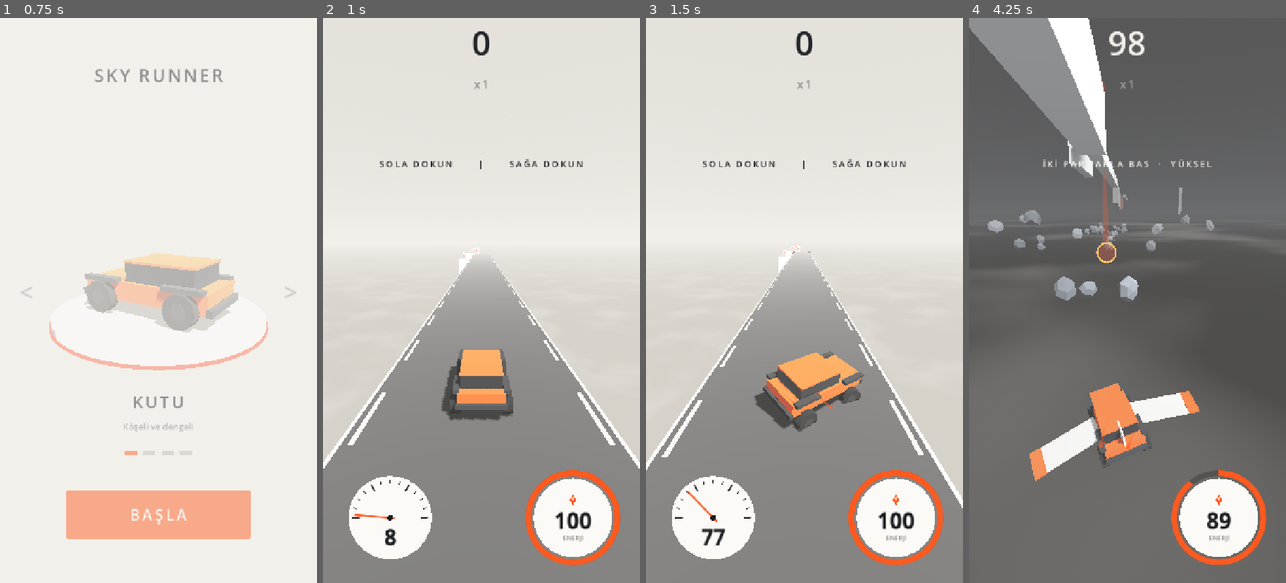
Above: before the commit, frames 1-4 (left to right).
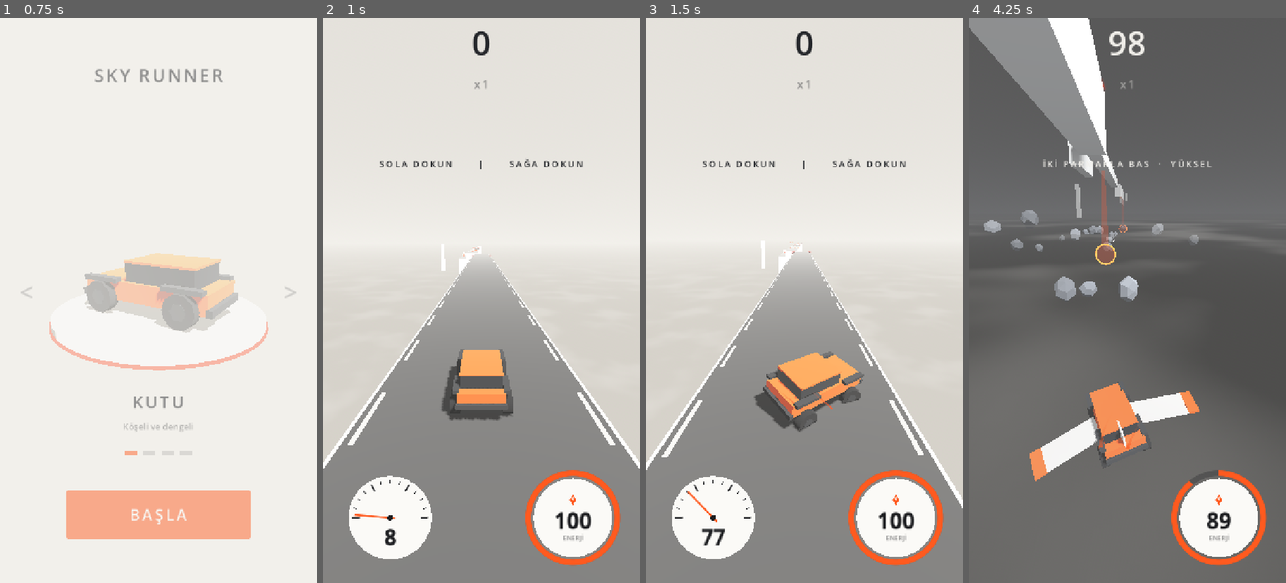
Above: after the commit, the same moments.

Repository: basarbellisan/Runny
Game: Godot game, scene res://scenes/menu.tscn
Same seed, same stepped clock (60 frames per second), same inputs: the game is played once before the commit and once after it.
Inputs (mouse positions are in pixels of both pictures, inside the frame that each line leads up to):
- Up to frame 1 (0.75 s): click "BAŞLA" at 0.5 s
- Up to frame 2 (1 s): no input
- Up to frame 3 (1.5 s): tap Enter at 1.25, 1.35 s; move the mouse to (874, 272) at 1.27 s; hold D from 1.28 s (still down); click (874, 272) at 1.42 s
- Up to frame 4 (4.25 s): tap Space at 1.52 s; release D at 2 s; drag from (1064, 328) to (1111, 413) at 2.02 s; move the mouse to (1159, 176) at 2.77 s; hold D 2.78-3.5 s; tap Enter at 2.85 s; drag from (1111, 413) to (1032, 215) at 3.52 s

Frame 1 is identical in both runs. In frame 2, less than 0.1% of the frame differs, in the area x 37-50%, y 40-45%; in frame 3, less than 0.1%; in frame 4, 0.9%, in the area x 4-78%, y 27-44%.

Commit message:
Action x2: denser events, landing-zone choices, row feasibility check
New road setting action (default 2) multiplies event count and frequency,
dense-road share and crystal chances; breath roads get rarer. Obstacle rows
are checked after placement and removed if the previous row's gap can't
reach this row's gap in time. Landing zones get forked crystal lines or a
short side gravel patch, runway lines start off-center. Fork low branches and
dead-end main roads get events; network pieces can sit beside a low road with
busy-interval checks. Portal landing search uses the real road end of flush
chains.

Co-Authored-By: Claude Opus 5.5 <noreply@anthropic.com>
Claude-Session: https://claude.ai/code/session_016S88RPn945sNcGg6oLe6PH

Diff:
--- a/scripts/game.gd
+++ b/scripts/game.gd
@@ -409,7 +409,10 @@
 		out.append({"x": sg.x, "w": sg.width, "top": sg.top, "top_end": sg.top_end,
 			"z0": sg.z_start, "z1": sg.z_end, "main": sg.main, "ramp": sg.ramp, "kick": sg.kick,
 			"side": sg.side_road, "dead_end": sg.dead_end, "bank": sg.bank_a.size() > 0 and not sg.ramp,
-			"kind": sg.pattern, "obstacles": sg.obstacles})
+			"kind": sg.pattern, "obstacles": sg.obstacles.map(func(o: Dictionary) -> Dictionary:
+				var c := o.duplicate()
+				c.erase("node")
+				return c)})
 	out.append({"crystal_z": roads.crystal_z_history})
 	var f := FileAccess.open(path, FileAccess.WRITE)
 	f.store_string(JSON.stringify(out))
--- a/scripts/road_generator.gd
+++ b/scripts/road_generator.gd
@@ -341,8 +341,9 @@
 		for s in segments:
 			if not s.main:
 				continue
+			# Bitişik parçaları olan yolda koşu payı yolun gerçek sonuna göre
 			var near := s.z_start - margin_start
-			var far := s.z_end + margin_end
+			var far := maxf(s.z_end, s.road_end_z() + margin_end)
 			if near <= far or far > z:
 				continue
 			# Engelli yolda: inişten sonra ~45 m boş olan, istenen yere en yakın nokta
@@ -351,10 +352,21 @@
 				var land := want + (k + 1) / 2 * 5.0 * (1.0 if k % 2 == 1 else -1.0)
 				if land > near or land < far:
 					continue
-				if s.clear_between(land + 3.0, land - 45.0):
+				if _chain_clear(s, land + 3.0, land - 45.0):
 					return {"seg": s, "z": land}
 		horizon -= 250.0
 	return {}
+
+
+## Yol ve bitişik parçalarında z_near..z_far arası engelsiz mi
+func _chain_clear(s: Segment, z_near: float, z_far: float) -> bool:
+	while s:
+		if not s.clear_between(z_near, z_far):
+			return false
+		if s.z_end < z_far:
+			return true
+		s = s.next_flush
+	return true
 
 
 ## z_near..z_far arasında, x'in her yoldan en az margin uzakta olup olmadığı
@@ -632,12 +644,13 @@
 	if first == null:
 		first = seg
 	# Boşluğun üstünde, doğru gazla geçenin yayında kristaller
-	if _rng.randf() < lerpf(0.4, 0.75, difficulty):
+	if _rng.randf() < lerpf(0.4, 0.75, difficulty) * action:
 		_gap_crystals(prev, first.x, top - prev.top_end, gap, v)
 	if network and absf(rise) < 0.01:
 		_add_network(seg, v, land_far, travelled)
 	elif spec.get("dead_end", false):
 		_add_dead_end(prev, seg, -main_side, v, vy_b)
+		_fill_events(seg, v, z_start - _clear_start(v, land_far), seg.z_end + _clear_end(v), "orta")
 	elif mood == "" and _rng.randf() < side_road_chance:
 		_add_side_road(seg)
 	_road_crystals(first, v, travelled)
@@ -757,6 +770,8 @@
 		var seg := _add_segment(p.x, p.top, p.end, p.w, p.zs, p.ze, true)
 		seg.route = 1
 		seg.fork_id = fork_id
+		# Alçak (kolay) kol da boş kalmasın
+		_fill_events(seg, v, p.zs - _v_boost(v) * 0.6 - 10.0, p.ze + _clear_end(v), "yoğun")
 	for p in plan_h:
 		var seg := _add_segment(p.x, p.top, p.end, p.w, p.zs, p.ze, true, true)
 		seg.route = 2
@@ -1007,13 +1022,17 @@
 	"daralma": [0.6, 5.6, true], "yarık": [0.55, 5.6, true], "kayma": [0.75, 4.8, true],
 	"genişleme": [0.3, 0.0, true], "tümsek": [0.45, 0.0, true],
 }
+## Aksiyon çarpanı: yoldaki olay sayısı ve sıklığı, yoğun yolların payı, kristal
+## fırsatları bununla çarpılır (1 = eski yoğunluk). Olaylar arası tepki süresi
+## yine de en az ~0.45 sn kalır.
+@export var action := 2.0
 ## Ruh hâline göre bir yoldaki olay sayısı (en az, en çok)
 const MOOD_EVENTS := {"nefes": Vector2i(0, 1), "orta": Vector2i(2, 3), "yoğun": Vector2i(3, 6)}
 
 
 ## Sıradaki düz yolun ruh hâli. İki nefes üst üste gelmez, yoğun en fazla iki kez.
 func _next_mood(difficulty: float) -> String:
-	var options := [["nefes", 0.7], ["orta", 1.4], ["yoğun", 0.5 + 1.3 * difficulty]]
+	var options := [["nefes", 0.7 / maxf(action, 0.1)], ["orta", 1.4], ["yoğun", (0.5 + 1.3 * difficulty) * action]]
 	var total := 0.0
 	for o in options:
 		if o[0] == _last_mood and (o[0] == "nefes" or _mood_run >= 2):
@@ -1107,7 +1126,7 @@
 		n_max := -1) -> Array[Dictionary]:
 	var out: Array[Dictionary] = []
 	if n_max < 0:
-		n_max = _rng.randi_range(MOOD_EVENTS[mood].x, MOOD_EVENTS[mood].y)
+		n_max = _rng.randi_range(roundi(MOOD_EVENTS[mood].x * action), roundi(MOOD_EVENTS[mood].y * action))
 	var z := z_from - v * _rng.randf_range(0.0, 0.4)
 	var tries := 0
 	while out.size() < n_max and tries < n_max + 4:
@@ -1123,10 +1142,11 @@
 		stats["olay_" + kind] = int(stats.get("olay_" + kind, 0)) + 1
 		# Sonraki olaya tepki süresi: yoğunda kısa; çakıldan ve tümsekten sonra toparlanma payı
 		var gap := v * (_rng.randf_range(0.55, 0.75) if mood == "yoğun" else _rng.randf_range(0.7, 1.1))
+		gap = maxf(gap / maxf(action, 0.1), v * 0.45)
 		if kind.contains("çakıl"):
-			gap = maxf(gap, v * 0.75)
+			gap = maxf(gap, v * 0.65)
 		elif kind == "tümsek" or kind == "kayma":
-			gap = maxf(gap, v * 0.6)
+			gap = maxf(gap, v * 0.55)
 		z -= e.len + gap
 	return out
 
@@ -1178,7 +1198,7 @@
 		built.append(sg)
 	# Şekil olaylarında kristal: dar parçanın ortası, kaymadan sonraki yeni hat, tümsek tepesi
 	for e in events:
-		if not EVENTS[e.kind][2] or _rng.randf() > 0.6:
+		if not EVENTS[e.kind][2] or _rng.randf() > 0.6 * action:
 			continue
 		for sg in built:
 			if e.z - 1.0 <= sg.z_start and e.z - 1.0 >= sg.z_end:
@@ -1200,6 +1220,8 @@
 			if e.z <= sg.z_start and e.z - e.len >= sg.z_end:
 				_place_event(sg, e, v)
 				break
+	for sg in built:
+		_validate_rows(sg, v)
 	return built[0]
 
 
@@ -1207,6 +1229,70 @@
 func _fill_events(s: Segment, v: float, z_from: float, z_to: float, mood: String, n_max := -1) -> void:
 	for e in _plan_events(z_from, z_to, s.width, v, mood, false, n_max):
 		_place_event(s, e, v)
+	_validate_rows(s, v)
+
+
+## Blok sıralarını baştan sona dolaşır: bir önceki sıranın geçidinden bu sıranın
+## geçidine o hızla (tepki süresiyle) yetişilemiyorsa bu sıranın blokları kaldırılır.
+## Böylece arka arkaya gelen olaylar hiçbir zaman imkânsız bir dizilim kurmaz.
+func _validate_rows(s: Segment, v: float) -> void:
+	var hw: float = car.model.half_width if car.model else 1.1
+	var lo := s.x - s.width * 0.5 + hw + 0.3
+	var hi := s.x + s.width * 0.5 - hw - 0.3
+	if hi < lo:
+		return
+	var blocks: Array[Dictionary] = []
+	for o in s.obstacles:
+		if not o.gravel and not o.get("ramp", false):
+			blocks.append(o)
+	blocks.sort_custom(func(a: Dictionary, b: Dictionary) -> bool: return a.z0 > b.z0)
+	var reach: Array[Vector2] = [Vector2(lo, hi)]
+	var last_z := s.z_start
+	var i := 0
+	while i < blocks.size():
+		var row: Array[Dictionary] = [blocks[i]]
+		var j := i + 1
+		while j < blocks.size() and blocks[i].z0 - blocks[j].z0 < 1.5:
+			row.append(blocks[j])
+			j += 1
+		i = j
+		# Önceki sıradan bu yana yana ne kadar gidilebilir
+		var dt: float = (last_z - row[0].z0) / maxf(v, 1.0)
+		var grow := car.steer_speed * maxf(dt - 0.25, 0.0) * 0.75
+		var grown: Array[Vector2] = []
+		for iv in reach:
+			grown.append(Vector2(maxf(iv.x - grow, lo), minf(iv.y + grow, hi)))
+		var free: Array[Vector2] = [Vector2(lo, hi)]
+		for o in row:
+			var b0: float = o.x0 - hw - 0.45
+			var b1: float = o.x1 + hw + 0.45
+			var nf: Array[Vector2] = []
+			for iv in free:
+				if b1 <= iv.x or b0 >= iv.y:
+					nf.append(iv)
+					continue
+				if b0 > iv.x:
+					nf.append(Vector2(iv.x, b0))
+				if b1 < iv.y:
+					nf.append(Vector2(b1, iv.y))
+			free = nf
+		var next: Array[Vector2] = []
+		for a in grown:
+			for b in free:
+				var x0 := maxf(a.x, b.x)
+				var x1 := minf(a.y, b.y)
+				if x1 >= x0:
+					next.append(Vector2(x0, x1))
+		if next.is_empty():
+			for o in row:
+				if o.has("node") and is_instance_valid(o.node):
+					o.node.queue_free()
+				s.obstacles.erase(o)
+				stats.removed_rows = int(stats.get("removed_rows", 0)) + 1
+			reach = grown
+			continue
+		reach = next
+		last_z = float(row[0].z1)
 
 
 func _place_event(s: Segment, e: Dictionary, v: float) -> void:
@@ -1216,7 +1302,7 @@
 	var hw: float = car.model.half_width if car.model else 1.1
 	var lane := maxf(3.4, hw * 2.0 + 1.3)
 	var z: float = e.z
-	var gems := _rng.randf() < 0.65
+	var gems := _rng.randf() < 0.65 * action
 	match e.kind:
 		"tek_blok":
 			var b := _single_block(s, z, lane)
@@ -1310,6 +1396,7 @@
 	var block := StaticBody3D.new()
 	block.position = center + Vector3(0, 0.45, 0)
 	body.add_child(block)
+	s.obstacles[-1].node = block
 	var col := CollisionShape3D.new()
 	var shape := BoxShape3D.new()
 	shape.size = size
@@ -1460,22 +1547,41 @@
 	if easy <= 0:
 		return
 	var last := chain[-1]
-	# İniş çizgisi: inişten sonra, ortadan hafifçe bir yana kayan
+	# İniş bölgesi: engel yok ama seçim var. Ya tek çizgi ya da iki yana ayrılan
+	# iki çizgi (uzaktaki yan bir kristal fazla); bazen bir yanda çakıl.
 	var n_land := ceili(easy * 0.55)
 	var land_z := first.z_start - v * _rng.randf_range(0.3, 0.5)
 	var span := minf(6.0 * n_land, (first.z_start - first.z_end) * 0.5)
-	var xa := first.x + _rng.randf_range(-0.25, 0.25) * first.width
-	var xb := first.x + _rng.randf_range(-0.3, 0.3) * first.width
 	if land_z - span > first.z_end + 2.0:
-		_crystal_line(first, xa, land_z, xb, land_z - span, n_land)
-	# Pist çizgisi: yolun ucuna doğru, ortada (hizalanırken toplanır)
+		if _rng.randf() < 0.35 * action and first.width >= 5.0:
+			var side := -1.0 if _rng.randf() < 0.5 else 1.0
+			var off := first.width * 0.3
+			var n_a := maxi(n_land / 2, 2)
+			_crystal_line(first, first.x, land_z, first.x - side * off, land_z - span, n_a)
+			_crystal_line(first, first.x + side * 0.6, land_z - 4.0, first.x + side * off, land_z - span, n_a + 1)
+		else:
+			var xa := first.x + _rng.randf_range(-0.25, 0.25) * first.width
+			var xb := first.x + _rng.randf_range(-0.3, 0.3) * first.width
+			_crystal_line(first, xa, land_z, xb, land_z - span, n_land)
+		var free := land_z - span - (first.z_start - _clear_start(v, 0.0))
+		if _rng.randf() < 0.18 * action and first.width >= 5.0 and first.obstacles.is_empty() \
+				and land_z - span - first.z_end > 30.0:
+			# Yanda kısa çakıl: inen arabayı öldürmez, yavaşlatır
+			var bw := first.width * _rng.randf_range(0.35, 0.45)
+			var gz := land_z - _rng.randf_range(0.0, span * 0.5)
+			if _rng.randf() < 0.5:
+				_add_gravel(first, first.x - first.width * 0.5, first.x - first.width * 0.5 + bw, gz, 10.0)
+			else:
+				_add_gravel(first, first.x + first.width * 0.5 - bw, first.x + first.width * 0.5, gz, 10.0)
+	# Pist çizgisi: bir yandan başlayıp ortaya iner (hizalanırken toplanır)
 	var n_run := easy - n_land
 	if n_run > 0:
 		var zone := clampf(v * lights_time, 18.0, 70.0)
 		var za := maxf(last.z_end + zone, last.z_end + 6.0 * n_run)
 		za = minf(za, last.z_start - 2.0)
-		var cx := last.x + _rng.randf_range(-0.15, 0.15) * last.width
-		_crystal_line(last, cx, za, cx, last.z_end + 4.0, n_run)
+		var cx := last.x + _rng.randf_range(-0.12, 0.12) * last.width
+		var sx := last.x + (-1.0 if _rng.randf() < 0.5 else 1.0) * last.width * 0.28
+		_crystal_line(last, sx, za, cx, last.z_end + 4.0, n_run)
 
 
 ## Boşluğun üstünde, orta karar gazla atlayanın uçuş yayında kristaller
@@ -1536,9 +1642,8 @@
 		var end := _net_low(s, low_side, v, s.z_start - 12.0, z_last, busy)
 		if not is_nan(end):
 			last = "alt"
-			cursor = minf(cursor, end)
 			stats["ağ_alt"] = int(stats.get("ağ_alt", 0)) + 1
-	for attempt in 6:
+	for attempt in 10:
 		if cursor - v * 1.5 < z_last:
 			break
 		var options := [["rampa", 1.0], ["slalom", 0.4 + 0.5 * dens], ["alt", 1.0], ["üst", 0.9]]
@@ -1572,14 +1677,17 @@
 			"üst":
 				end = _net_high(s, side, v, at, z_last, busy)
 		if is_nan(end):
+			# Sığmadı ya da bir iniş yerine denk geldi: biraz ileriden dene
+			cursor -= v * 0.6
 			continue
 		stats["ağ_" + kind] = int(stats.get("ağ_" + kind, 0)) + 1
 		last = kind
-		cursor = end
+		# Alçak yolun yanındaki ana yol da kullanılabilir (dönüş inişi meşgul işaretli)
+		cursor = minf(cursor - v * _rng.randf_range(1.0, 1.6), end) if kind == "alt" else end
 	# Boş kalan ana yol aralıkları blok ve çakılla dolar
 	busy.sort_custom(func(a: Vector2, b: Vector2) -> bool: return a.x > b.x)
 	var z := z0
-	var fill := lerpf(0.65, 0.95, dens)
+	var fill := lerpf(0.65, 0.95, dens) * action
 	var stops := busy.duplicate()
 	stops.append(Vector2(z_last, z_last))
 	for b: Vector2 in stops:
@@ -1588,6 +1696,14 @@
 		z = minf(z, b.y)
 
 
+## Ana yolun [near, far] aralığı başka bir parçanın meşgul aralığıyla çakışmıyor mu
+func _busy_free(busy: Array[Vector2], near: float, far: float) -> bool:
+	for b in busy:
+		if near > b.y and far < b.x:
+			return false
+	return true
+
+
 ## Rampadan kalkıp dh (iniş yeri - rampa ucu) yüksekliğine inene kadar gidilen yol
 func _ramp_flight(v: float, slope: float, dh: float) -> Vector2:
 	var t := _flight_time(dh, car.launch_velocity + v * slope)
@@ -1600,7 +1716,7 @@
 	var r_rise := r_len * _rng.randf_range(0.14, 0.24)
 	var fl := _ramp_flight(v, r_rise / r_len, -r_rise)
 	var end := z - r_len - fl.x - v * 0.9
-	if end < z_last:
+	if end < z_last or not _busy_free(busy, z + v * 0.7, end):
 		return NAN
 	var full := _rng.randf() < 0.4
 	var rw := s.width if full else s.width * _rng.randf_range(0.45, 0.6)
@@ -1625,7 +1741,7 @@
 	var n := _rng.randi_range(3, 4)
 	while n > 1 and z - step * n < z_last:
 		n -= 1
-	if n < 2:
+	if n < 2 or not _busy_free(busy, z + v * 0.7, z - step * n):
 		return NAN
 	var rw := s.width * 0.5
 	var sd := -1.0 if _rng.randf() < 0.5 else 1.0
@@ -1648,8 +1764,12 @@
 	var fl := _ramp_flight(v, k_rise / k_len, drop - k_rise)
 	var lz0 := z0 + 6.0
 	var lz_end := maxf(lz0 - v * _rng.randf_range(1.8, 3.2), z_last + fl.x)
-	if lz0 - lz_end < v * 1.8:
+	if lz0 - lz_end < v * 1.8 or not _busy_free(busy, lz_end, lz_end - fl.x - v * 0.9):
 		return NAN
+	for sg in segments:
+		# Aynı yanda başka bir yan yol varsa üst üste binmesin
+		if sg.side_road and signf(sg.x - s.x) == side and sg.z_end < lz0 + 5.0 and sg.z_start > lz_end - 5.0:
+			return NAN
 	var low := _add_segment(x, top, top, w, lz0, lz_end, false)
 	low.side_road = true
 	# Dönüş rampası yolun tamamını kaplar: yolun sonuna gelen herkes ana yola atılır
@@ -1683,8 +1803,12 @@
 	var r_end := z0 - r_len
 	var hz0 := r_end - fl1.x * 0.45
 	var hz_end := maxf(r_end - fl1.x - v * _rng.randf_range(1.4, 2.8), z_last + fl2.x)
-	if hz_end > r_end - fl1.x - v * 1.0:
+	if hz_end > r_end - fl1.x - v * 1.0 or not _busy_free(busy, z0 + v * 0.7, r_end - v * 1.1) \
+			or not _busy_free(busy, hz_end, hz_end - fl2.x - v * 0.9):
 		return NAN
+	for sg in segments:
+		if sg.side_road and signf(sg.x - s.x) == side and sg.z_end < hz0 + 5.0 and sg.z_start > hz_end - 5.0:
+			return NAN
 	_add_ramp(s, rx, rw, z0, r_len, r_rise, _rng.randf_range(5.0, 9.0), side * absf(hx - rx) / fl1.y)
 	# Rampaya girmeyen de rampanın yanından geçince hemen bloğa çarpmasın
 	busy.append(Vector2(z0 + v * 0.7, r_end - v * 1.1))
@@ -1785,7 +1909,7 @@
 		host.obstacles.append({"x0": x - hw, "x1": x + hw, "z0": s.z_start, "z1": s.z_end, "gravel": false, "ramp": true})
 	stats.ramps = int(stats.get("ramps", 0)) + 1
 	# Rampanın uçuşunda kristal yayı (yana atanda yana da kayar)
-	if _rng.randf() < 0.55:
+	if _rng.randf() < 0.55 * action:
 		_ramp_crystals(s, estimate_speed(car.global_position.z - z_start))
 	return s
 
--- a/scripts/tuning.gd
+++ b/scripts/tuning.gd
@@ -59,6 +59,7 @@
 	["YOLLAR", "roads", "max_width:x", "Sonda en geniş", 2, 20, 0.5],
 	["YOLLAR", "roads", "difficulty_distance", "Zorlaşma mesafesi (m)", 500, 10000, 100],
 	["YOLLAR", "roads", "side_road_chance", "Yan yol şansı", 0, 1, 0.05],
+	["YOLLAR", "roads", "action", "Aksiyon çarpanı (olay sıklığı)", 0.5, 4, 0.1],
 	["YOLLAR", "roads", "slopes_from", "Eğim ve vadiler başlar (m)", 0, 5000, 100],
 	["YOLLAR", "roads", "ramps_from", "Rampa ve merdiven başlar (m)", 0, 8000, 50],
 	["YOLLAR", "roads", "advanced_from", "Çıkmaz ve çatal başlar (m)", 0, 8000, 50],
Not shown, changed: README.md
